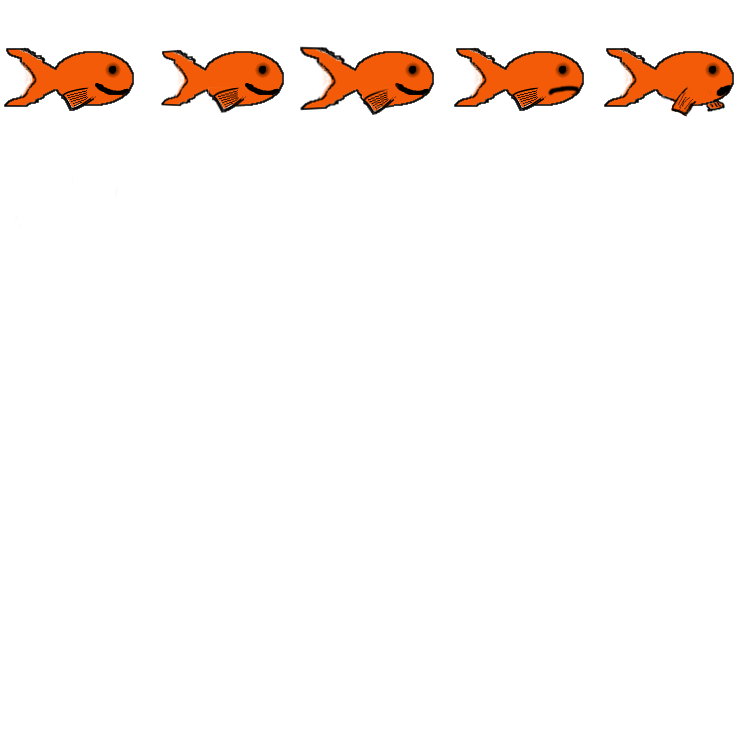
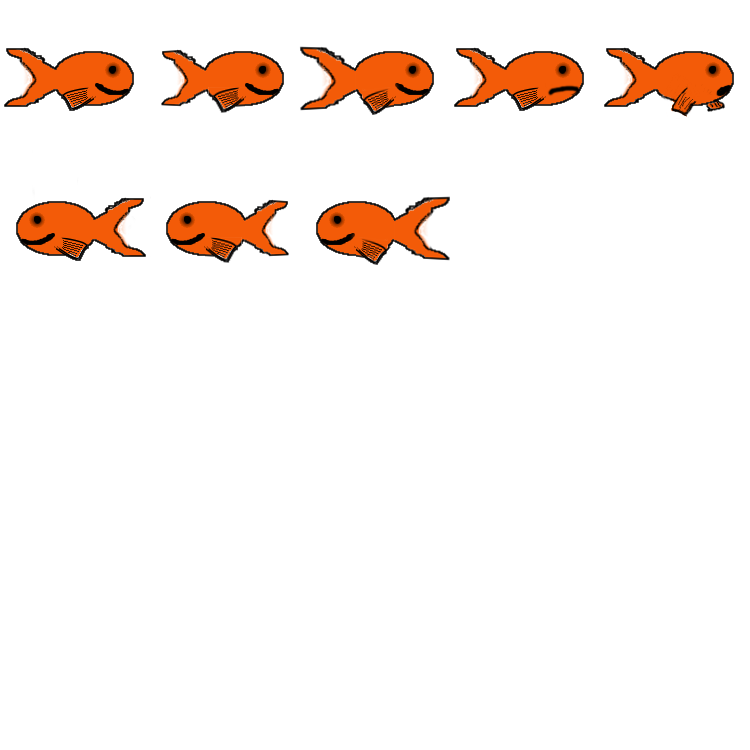
Layer changes from the first 750 x 750 image to the second:
painted on "Background" over [15, 179, 450, 265]
